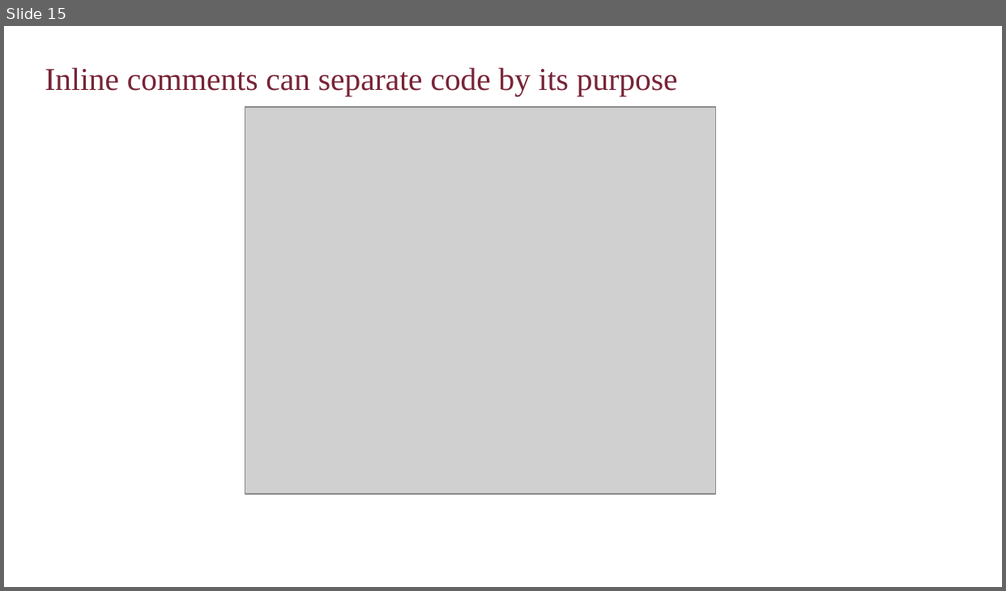
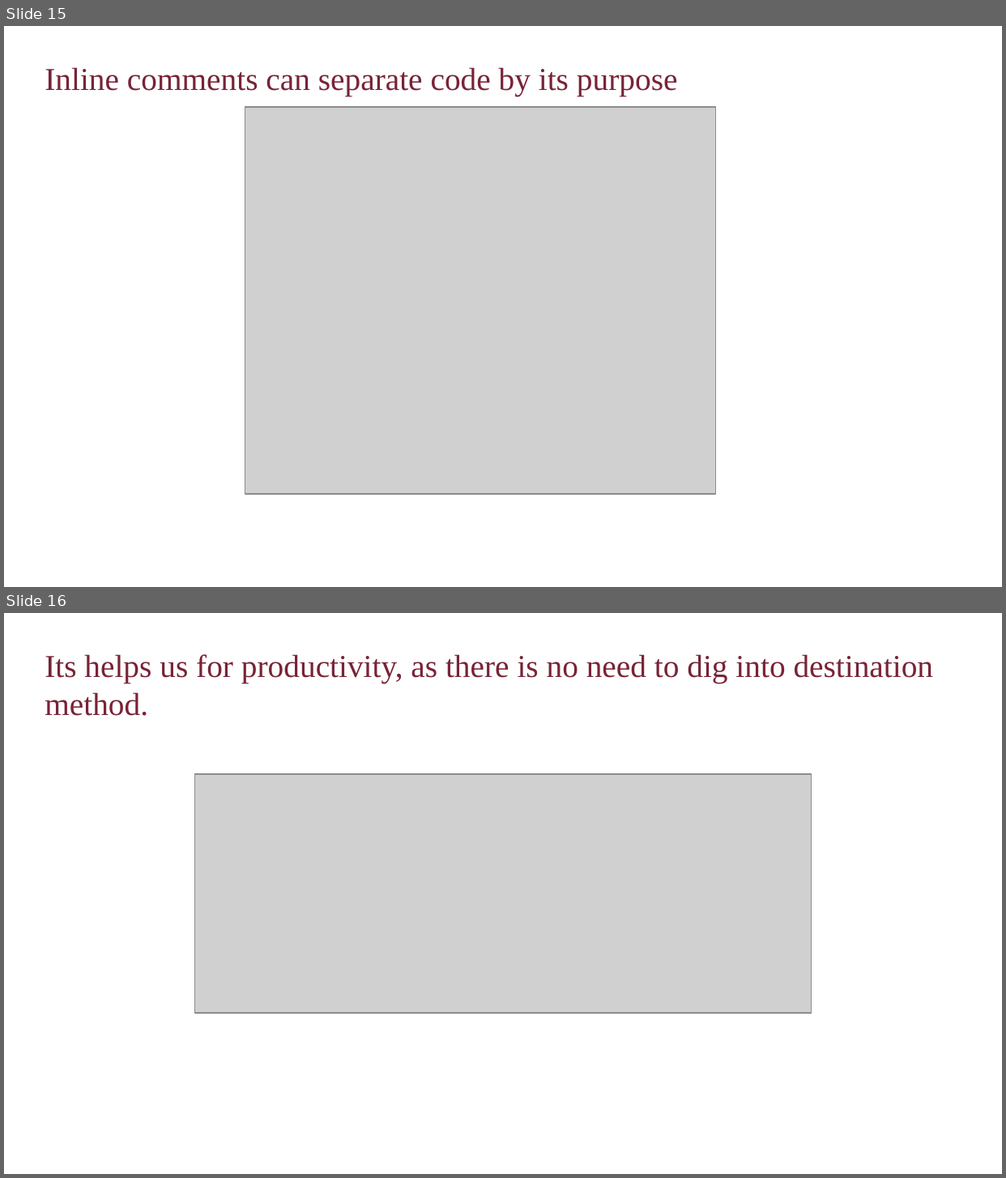
Before and after one commit to amir-zad-1/Java-Risk-Strategy-Game, a slide deck: soen6441/presentation/Build1 (1).pptx. Shown one above the other, each under a label of ours: slide 15 before the commit, slides 15 and 16 after it. The pictures are 1006x591 and 1006x1178 pixels, drawn with LibreOffice and Linux fonts; fonts in the diff are those of the drawing; grey boxes stand for pictures; background and template pictures are left out. Boxes give left, top, right and bottom in pixels: in the first picture for what was removed or moved away, otherwise in the second. Text is boxed around its words. In the diff, an @@ line names an element or a change of style, - is before the commit and + after.

```diff
--- a/soen6441/presentation/Build1 (1).pptx
+++ b/soen6441/presentation/Build1 (1).pptx
@@ slide 16 added at [4, 613, 1002, 1174], background picture (left out) @@
@@ title added at [44, 654, 934, 683], 23 pt, text #782336 @@
+Its helps us for productivity, as there is no need to dig into destination method.
@@ picture added at [194, 773, 812, 1013] @@
```
Also in this commit, not shown: 1 slide changed.
